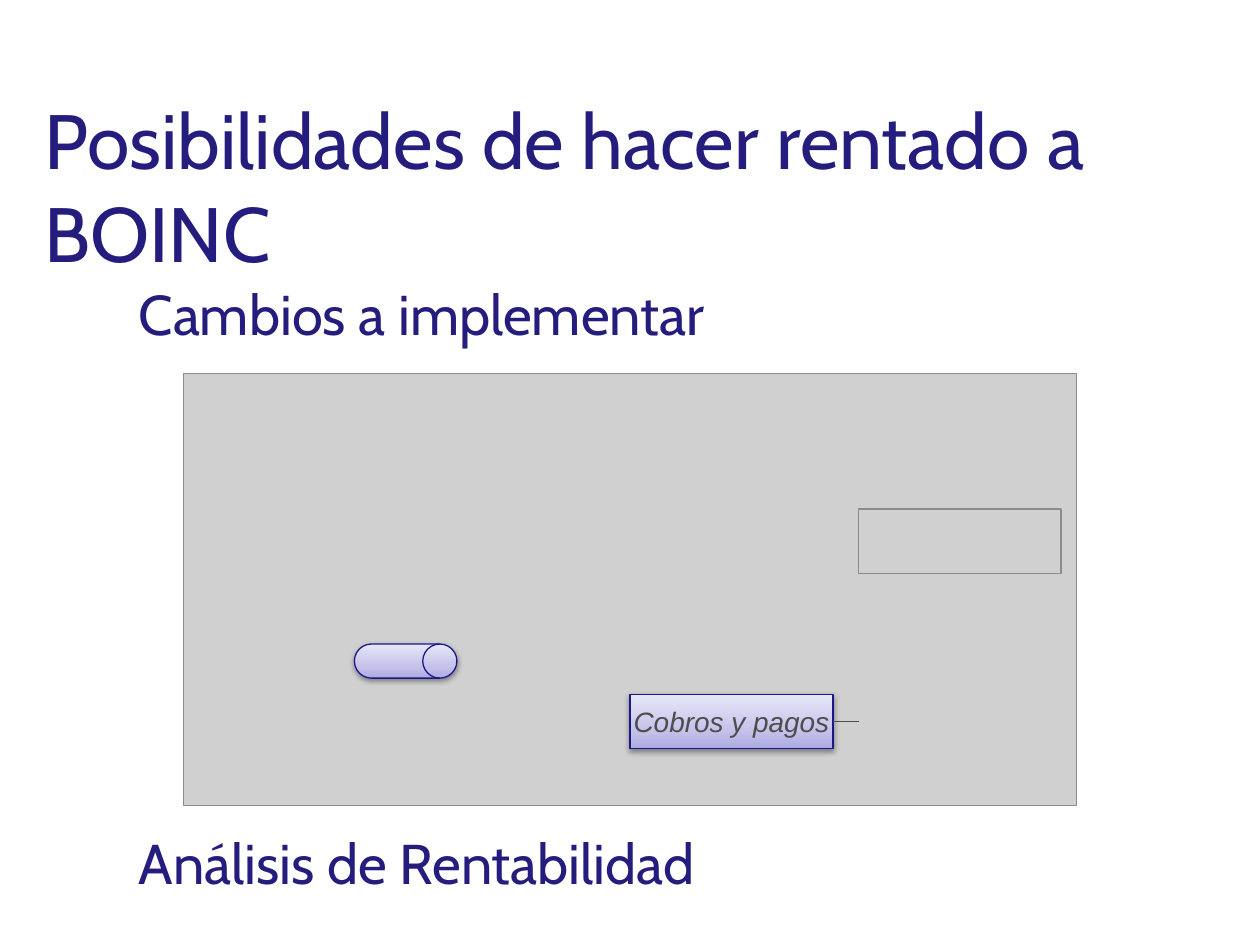
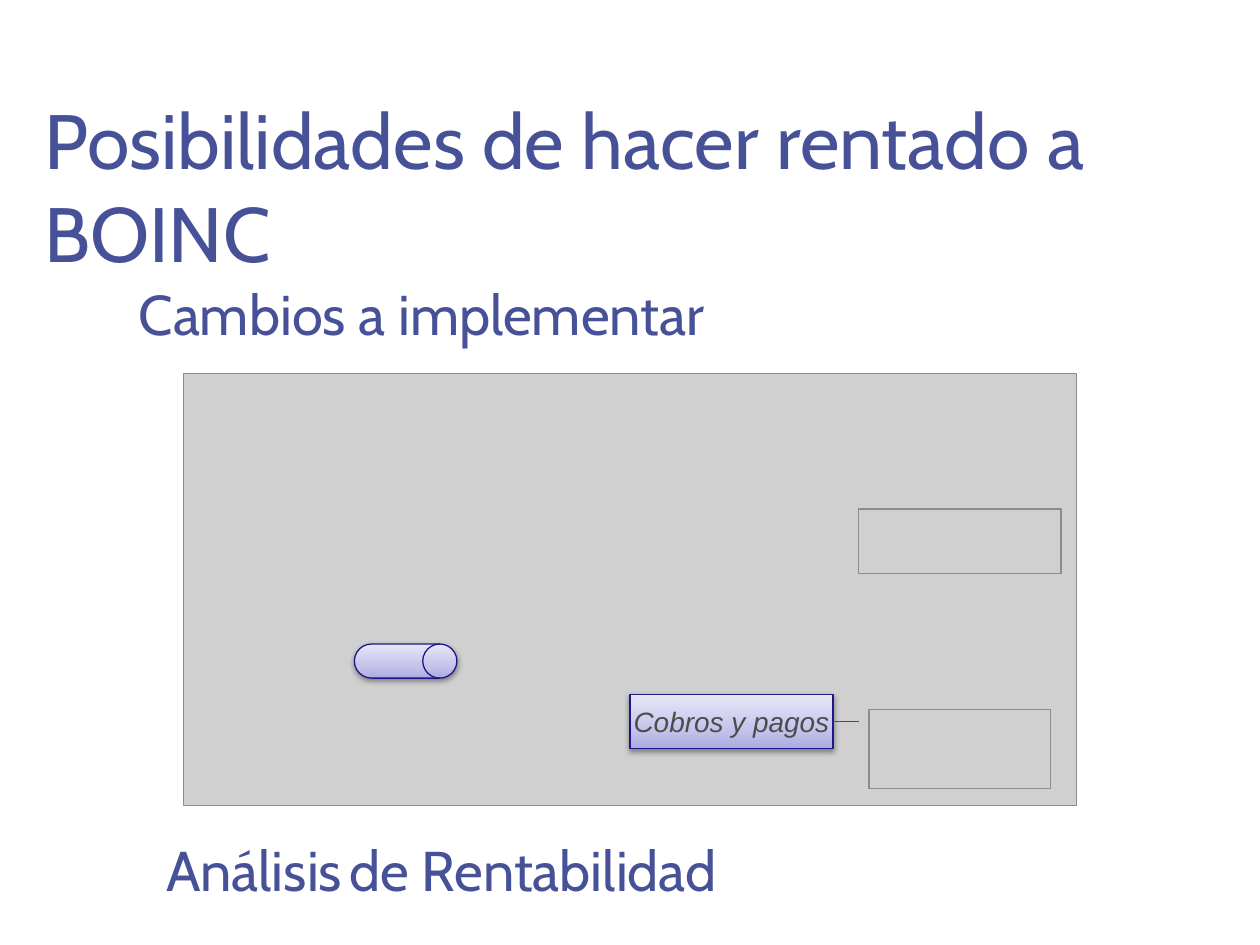
Before and after one commit to DesignJuggler/fasdkfjhasdlkjfhasldkjhfalsjdfasdf, a slide deck: slide 22 of TFI_Jorge_Sanchez_Presentacion.pptx (slide 29 before the commit). Drawn at 1260x945 pixels with LibreOffice and Linux fonts; fonts in the diff are those of the drawing; grey boxes stand for pictures; background and template pictures are left out. Boxes give left, top, right and bottom in pixels: in the first picture for what was removed or moved away, otherwise in the second. Text is boxed around its words. In the diff, an @@ line names an element or a change of style, - is before the commit and + after.

```diff
--- a/TFI_Jorge_Sanchez_Presentacion.pptx
+++ b/TFI_Jorge_Sanchez_Presentacion.pptx
@@ title "Posibilidades de hacer rentado a ..." at (x1=44, y1=111, x2=1084, y2=263): text colour #241D7D to #475197 @@
@@ text "Cambios a implementar" at (x1=139, y1=293, x2=704, y2=347): text colour #241D7D to #475197 @@
@@ picture added at (x1=869, y1=709, x2=1051, y2=788) @@
@@ text at (x1=139, y1=842, x2=695, y2=885): paragraph removed @@
-Análisis de Rentabilidad
@@ text added at (x1=166, y1=849, x2=717, y2=892), 32 pt, text #475197 @@
+Análisis de Rentabilidad
```
Also in this commit, not shown: 20 other slides changed, 4 slides added, 10 slides removed.
